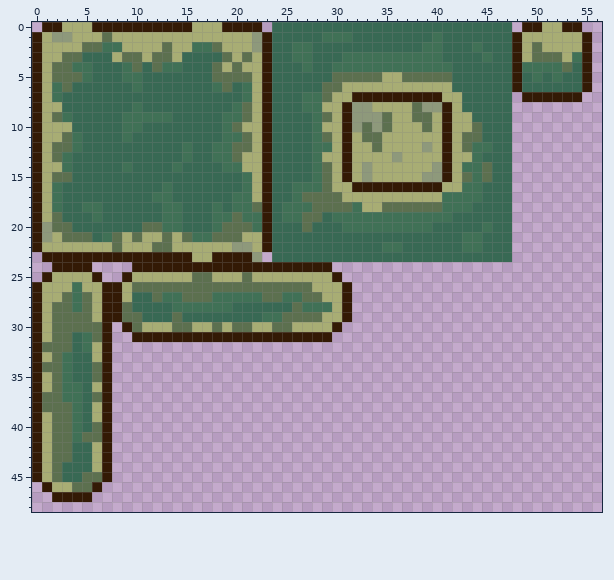
Pixel-art sprite, stored at Assets/Art/Environment/Tiles_Template.png. The picture above is the old version.
The file is 64x64 pixels. Shown: x 0..56, y 0..48.
Now the later version:
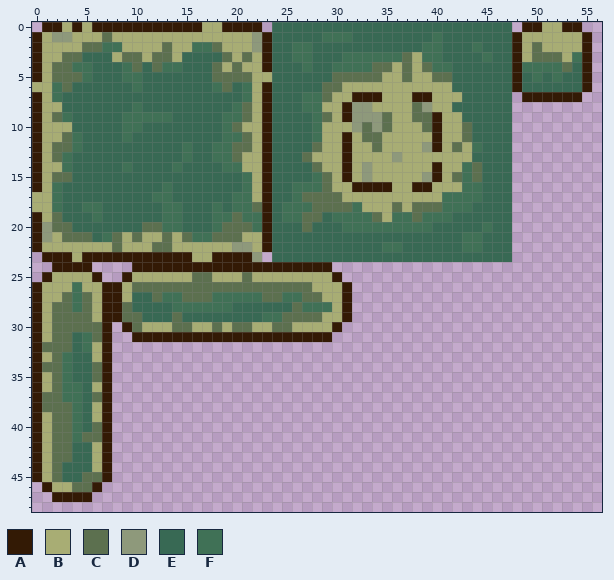
Palette (. is transparent): A #331a05  B #a8ad74  C #5c704f  D #8e997b  E #386954  F #407156
Changes in this commit:
@@ x 0..56 @@
- 0 .AABBBAAAAAAAAAABBBAAAA.EEEEEEEEEEEEEEEEEEEEEEEE.AABBAA..
+ 0 .AABABAAAAAAAAAAABBAAAA.EEEEEEEEEEEEEEEEEEEEEEEE.AABBAA..
  1 ABDDBBBCBBBBBBBBBBBBBBDAEEEEEFFFEEEEEEEEFEEEEEEEABBBBBBA.
  2 ABBBBCCFFBBBBCBBFFCBBBDAEEFFEEEEEEEEEEEFFEEEFEEEABCBBBBA.
- 3 ABBCCEEEBCCBCCBEEEECBCBAEEFFEEEFFFFFFFFFFEEEEFEEABCCCBFA.
- 4 ABCCFFEEEFCECFFEEECBCBBAEEEFEEFFFFFFFFFFFFEEEEEEAFFFFCEA.
- 5 ABCCCFEEEFFEEEEEEECCCCBAEEEEEECCCCCBBCCCCCEEEEEEAEFEFEEA.
- 6 ABFCEEEEEEFEEEEEEEFCEFBAEEEEECCBBBBBBBBBBBEEEEEEAEEEEEEA.
- 7 ABFEEEEEEEEEEEEEEEEEEFBAEEEFFCBBAAAAAAAAABBEEEEE.AAAAAA..
- 8 ABBEEEEEEEFEEEEEEEEEFCBAEEEFFBBADDBBBBCDDABEEEEE.........
- 9 ABCFEEEEEFFFFFEEEEEFFCBAEEEEFCBADDDCBBCCBABBEEEE.........
-10 ABBBEEEEEFFEEEEEEEEFCBBAEEEEFBBADCDCBBBCBABBCEEE.........
-11 ABBCFEEEEFEEEEEEEEEFFCBAEEEEFCBABCCBBBBBBABCCEEE.........
-12 ABCCFEEEEEEEEEEFEEFFCCBAEEEEFFBABBCBBBBDBABCFFEE.........
-13 ABCFEEEEEEEEEEEFEEFFCBBAEEEEFBBABBBBDBBBBABBFEEE.........
-14 ABBFEEEEEFEEEEFEEEEFFBBAEEEEFCBABDBBBBBBDABFFCEE.........
-15 ABCCEEEEEEEEEEEEEEEEEFBAEEEEFCBABDBBBBBDDABCFCEE.........
-16 ABFEEEEEEEEEEFEEEEEEEFBAEEFFFCBBAAAAAAAAABBFFEEE.........
-17 ABFEEEEEEEEEFFEEEEEEFFBAEEFCCCCBBBBBBBBBBFFFFEEE.........
-18 ABFEEFFEEEEEEFFEEEFEFFCAEFFFCCCCFBBCCCCCCFFFEEEE.........
-19 ABCEEEFEEEEEEFFEEEFFCFFAEFFCCEFFFFFFFFFFFFEEEEEE.........
+ 3 ABBCCEEEBCCBCCBEEEECBCBAEEFFEEEFFFFFFCBFFEEEEFEEABCCCBFA.
+ 4 ABCCFFEEEFCECFFEEECBCBBAEEEFEEFFFFCCBCBCFFEEEEEEAFFFFCEA.
+ 5 ABCCCFEEEFFEEEEEEECCCCBBEEEEEECCCCCBBCBBCCEEEEEEAEFEFEEA.
+ 6 BBFCEEEEEEFEEEEEEEFCEFBAEEEEECCBBBBBBBBBBBEEEEEEAEEEEEEA.
+ 7 ABFEEEEEEEEEEEEEEEEEEFBAEEEFFCBBAAABBBAABBBEEEEE.AAAAAA..
+ 8 ABBEEEEEEEFEEEEEEEEEFCBAEEEFFBBADDBBBBCDBBEEEEEE.........
+ 9 ABCFEEEEEFFFFFEEEEEFFCBAEEEEFCBADDDCBBCCABBEEEEE.........
+10 ABBBEEEEEFFEEEEEEEEFCBBAEEEEFBBBDCDCBBBCABBCEEEE.........
+11 ABBCFEEEEFEEEEEEEEEFFCBAEEEEFBBABCCBBBBBABBCEEEE.........
+12 ABCCFEEEEEEEEEEFEEFFCCBAEEEECBBABBCBBBBDABCBFEEE.........
+13 ABCFEEEEEEEEEEEFEEFFCBBAEEECBBBABBBBDBBBBBBBEEEE.........
+14 ABBFEEEEEFEEEEFEEEEFFBBAEEEECBBABDBBBBBBABBFCEEE.........
+15 ABCCEEEEEEEEEEEEEEEEEFBAEEEEFCBABDBBBBBDABCFCEEE.........
+16 ABFEEEEEEEEEEFEEEEEEEFBAEEFFFCBBAAAABBAABBBFFEEE.........
+17 BBFEEEEEEEEEFFEEEEEEFFBAEEFCCCCBBBBBBBBBBFFFFEEE.........
+18 BBFEEFFEEEEEEFFEEEFEFFCAEFFFCCCCFBBBCBCCCFFFEEEE.........
+19 ABCEEEFEEEEEEFFEEEFFCFFAEFFCCEFFFFCBFFCFFFEEEEEE.........
 20 ADCCEEEEEEECCFFEEEFCCCFAEEECEEEFFFFFFFFFEEEEEFEE.........
@@ x 2..6 @@
 22 BBBBB
-23 AAAAA
+23 AABAA
 24 AAAA.
Pixel boxes of the changes (left, top, right, bottom) in both pictures:
changed: (72, 22, 82, 32)
changed: (192, 22, 202, 32)
changed: (302, 52, 492, 222)
changed: (262, 72, 272, 82)
changed: (32, 82, 42, 92)
changed: (32, 192, 82, 262)
